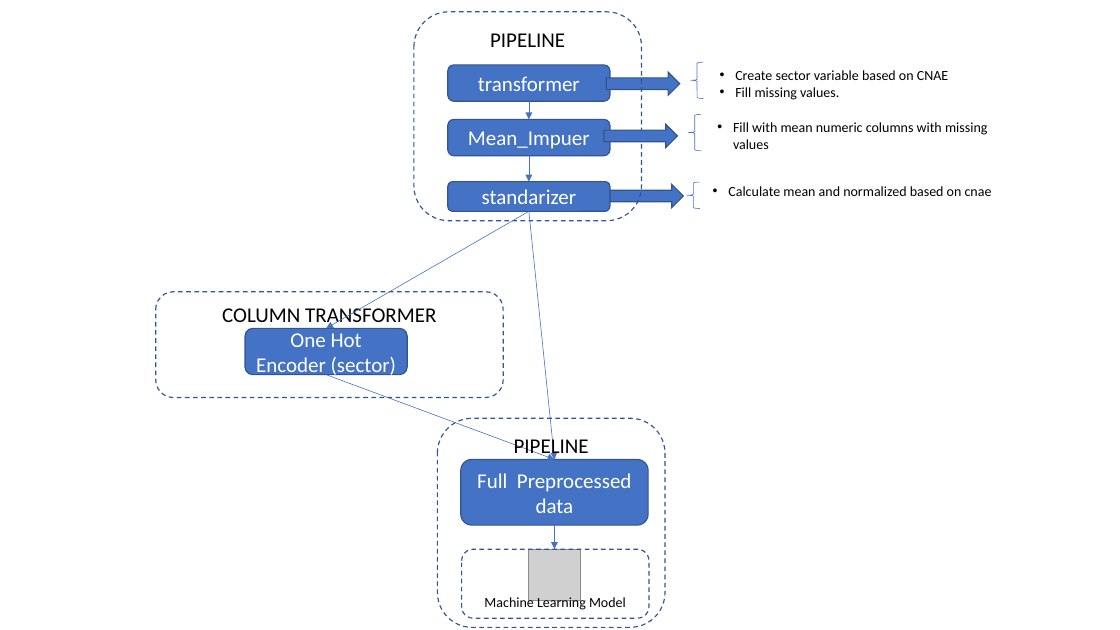
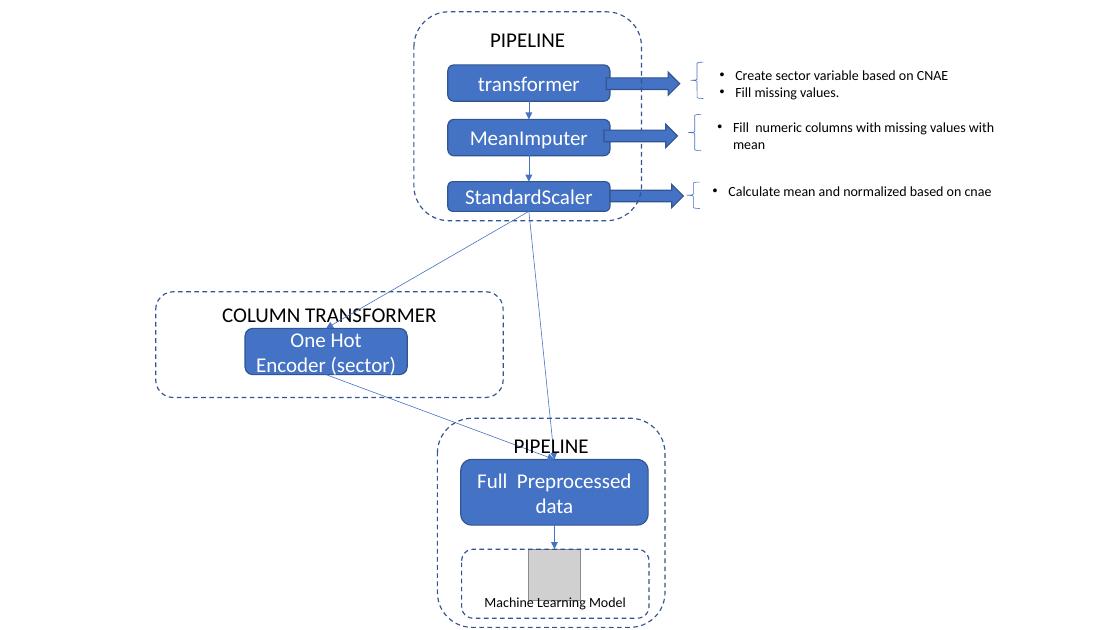
Before and after one commit to JaimeOCG/fintech_vf, a slide deck: slide 1 of ML_schema.pptx. Drawn at 1120x630 pixels with LibreOffice and Linux fonts; fonts in the diff are those of the drawing; grey boxes stand for pictures. Boxes give left, top, right and bottom in pixels: in the first picture for what was removed or moved away, otherwise in the second. Text is boxed around its words. In the diff, an @@ line names an element or a change of style, - is before the commit and + after.

```diff
--- a/ML_schema.pptx
+++ b/ML_schema.pptx
@@ text in rounded rectangle at (470,131,588,149): text changed @@
-Mean_Impuer
+MeanImputer
@@ text at (733,122,994,149): text changed @@
-• Fill with mean numeric columns with missing values
+• Fill numeric columns with missing values with mean
@@ text in rounded rectangle at (465,189,593,204): text changed @@
-standarizer
+StandardScaler
```
Also in this commit, not shown: 2 other files.
